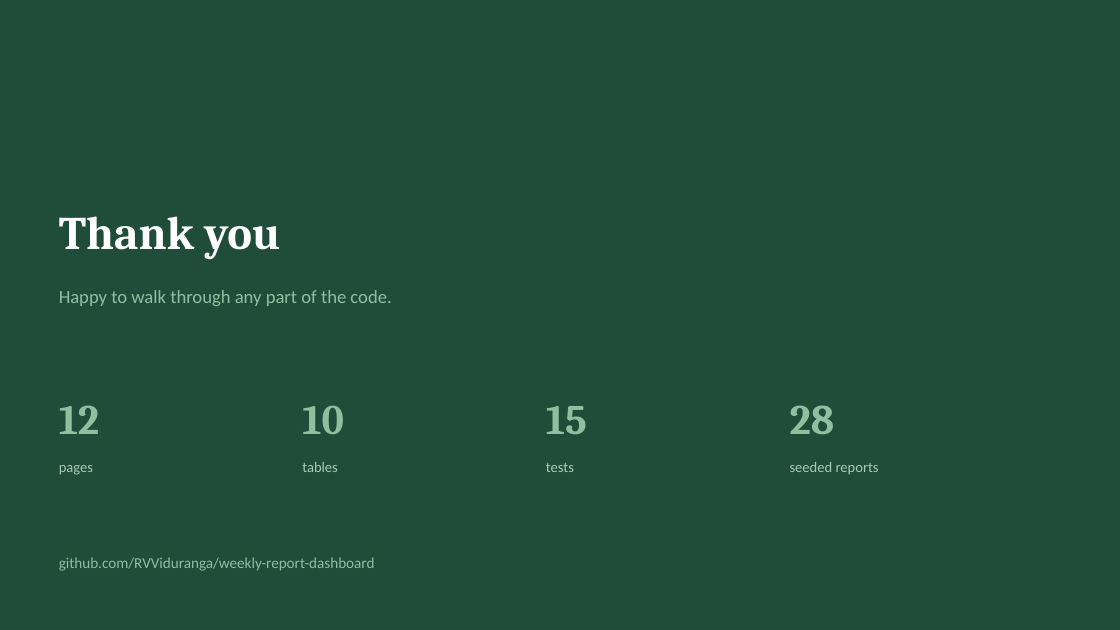
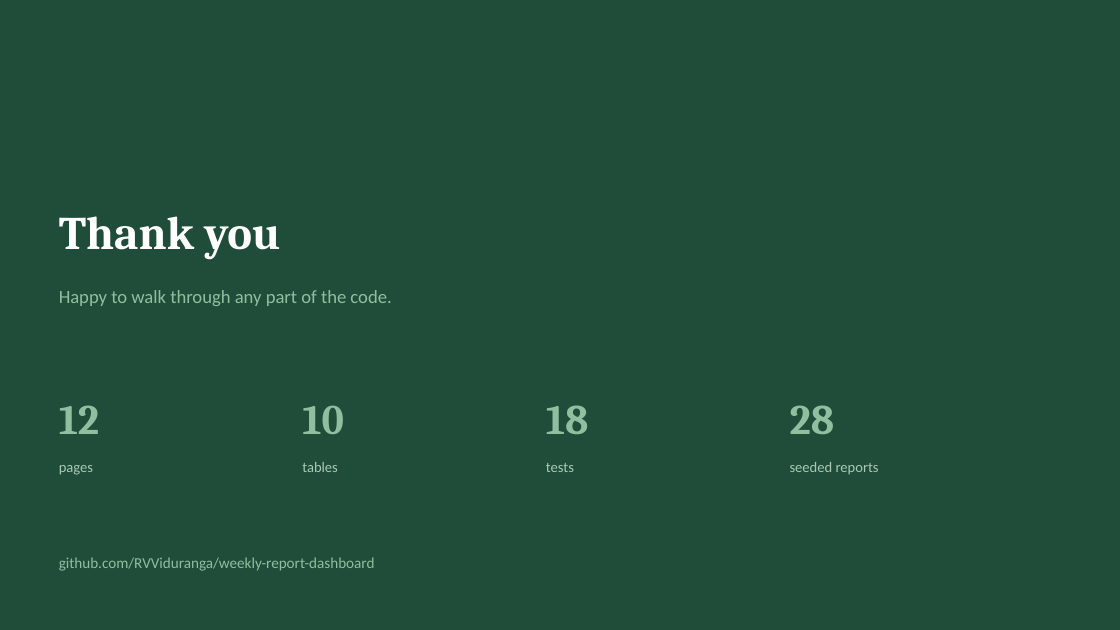
Before and after one commit to RVViduranga/weekly-report-dashboard, a slide deck: slide 18 of docs/presentation.pptx (slide 17 before the commit). Drawn at 1120x630 pixels with LibreOffice and Linux fonts; fonts in the diff are those of the drawing. Boxes give left, top, right and bottom in pixels: in the first picture for what was removed or moved away, otherwise in the second. Text is boxed around its words. In the diff, an @@ line names an element or a change of style, - is before the commit and + after.

```diff
--- a/docs/presentation.pptx
+++ b/docs/presentation.pptx
@@ text at (546, 405, 589, 434): text changed @@
-15
+18
```
Also in this commit, not shown: 4 other slides changed, 1 slide added.
